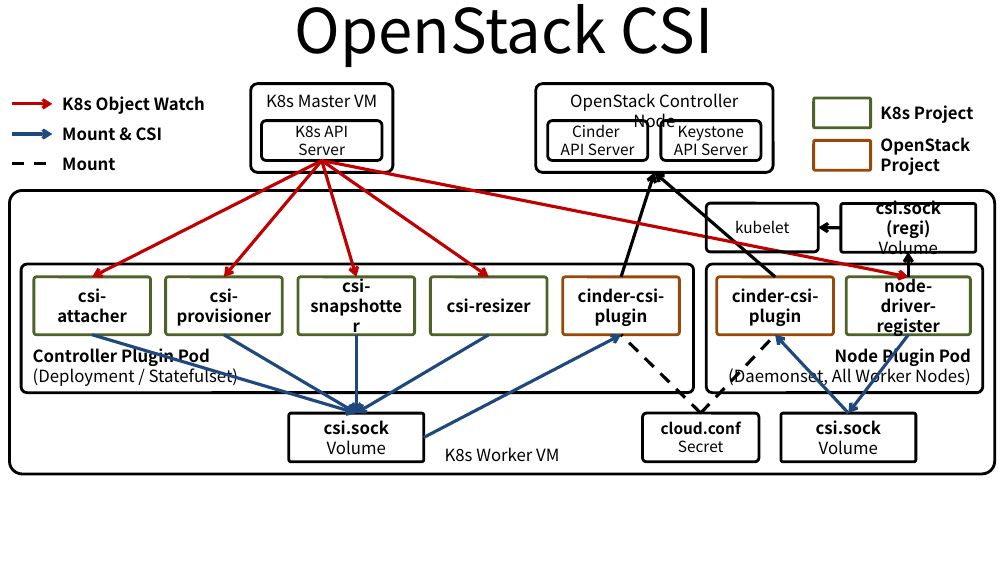
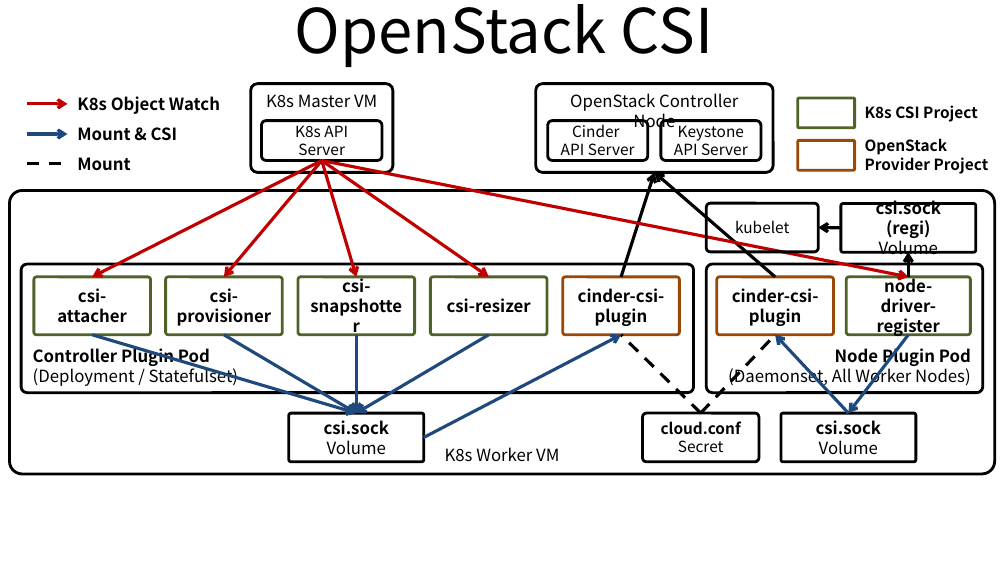
Before and after one commit to ssup2/blog-old, a slide deck: slide 1 of images/theory_analysis/Kubernetes_OpenStack_Cinder_CSI_Plugin/Kubernetes_OpenStack_Cinder_CSI_Plugin.pptx. Drawn at 1008x567 pixels with LibreOffice and Linux fonts; fonts in the diff are those of the drawing. Boxes give left, top, right and bottom in pixels: in the first picture for what was removed or moved away, otherwise in the second. Text is boxed around its words. In the diff, an @@ line names an element or a change of style, - is before the commit and + after.

```diff
--- a/images/theory_analysis/Kubernetes_OpenStack_Cinder_CSI_Plugin/Kubernetes_OpenStack_Cinder_CSI_Plugin.pptx
+++ b/images/theory_analysis/Kubernetes_OpenStack_Cinder_CSI_Plugin/Kubernetes_OpenStack_Cinder_CSI_Plugin.pptx
@@ rounded rectangle: place and size @@
-rounded rectangle at bbox=[813, 98, 870, 128]
+rounded rectangle at bbox=[797, 98, 854, 128]
@@ text at bbox=[865, 105, 978, 122]: text changed; size 12 to 11 pt @@
-K8s Project
+K8s CSI Project
@@ rounded rectangle: place and size @@
-rounded rectangle at bbox=[813, 140, 870, 170]
+rounded rectangle at bbox=[797, 140, 854, 170]
@@ text at bbox=[865, 138, 989, 174]: text changed; size 12 to 11 pt @@
-OpenStack Project
+OpenStack
+Provider Project
@@ 3 texts, 2 arrows, 1 line: place and size @@
-3 texts, 2 arrows, 1 line at bbox=[12, 96, 205, 171]
+3 texts, 2 arrows, 1 line at bbox=[27, 96, 220, 171]
```
Also in this commit, not shown: 3 other files.
